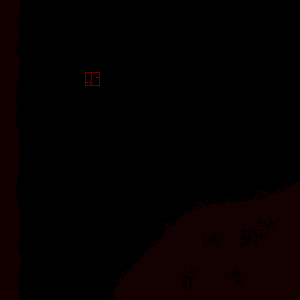
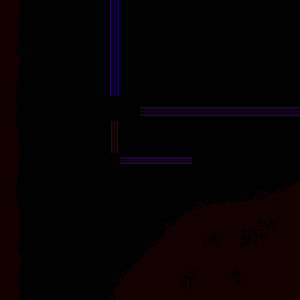
Two versions of the same layered image (300 × 300). Layer-by-layer changes:
removed layer "Calque 7" over box(85, 72, 100, 86)
added layer "Calque 26" above "Calque 21" over box(120, 157, 192, 164)
added layer "Calque 21" above "Calque 17" over box(111, 121, 118, 153)
added layer "Calque 17" above "Calque 9" over box(140, 107, 300, 116)
added layer "Calque 9" above "Calque 6" over box(110, 0, 119, 96)
